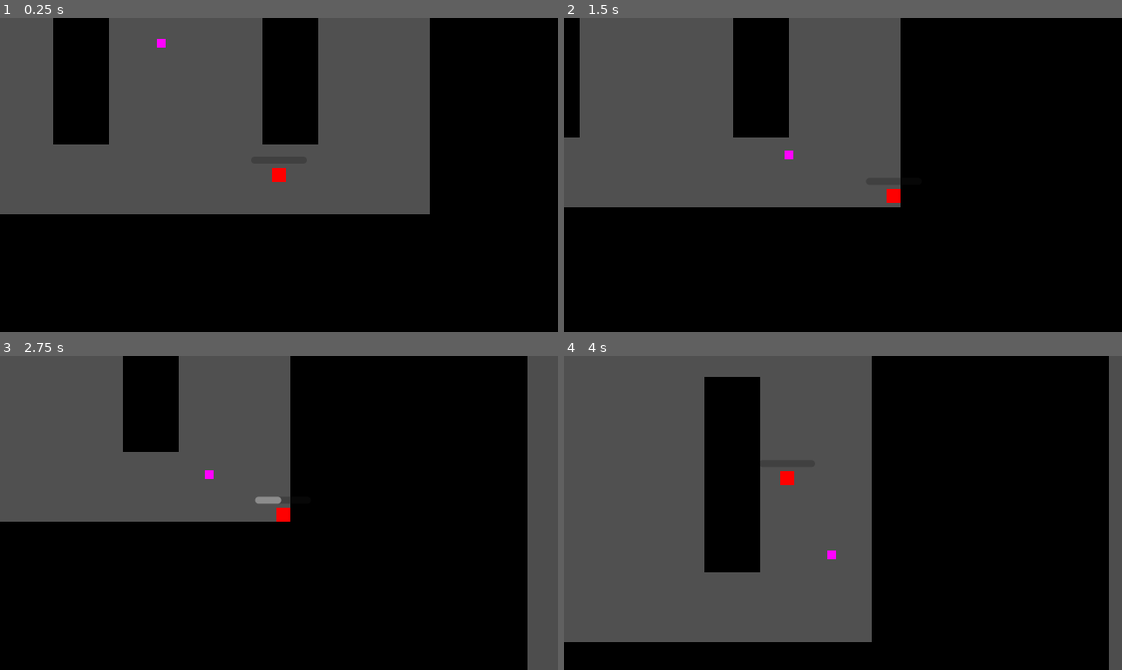
Above: before the commit, frames 1-4 (two rows, left to right).
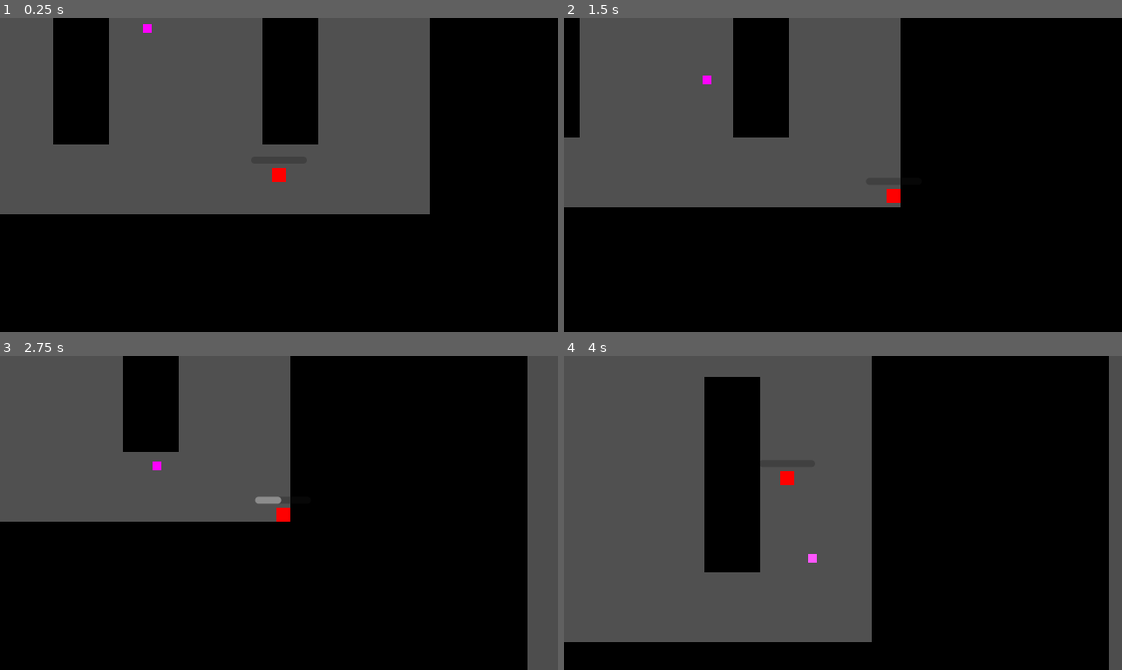
Above: after the commit, the same moments.

Repository: IanLum/square-game
Game: Godot game, scene res://src/main.tscn
Same seed, same stepped clock (60 frames per second), same inputs: the game is played once before the commit and once after it.
Inputs (mouse positions are in pixels of both pictures, inside the frame that each line leads up to):
- Up to frame 1 (0.25 s): no input
- Up to frame 2 (1.5 s): move the mouse to (965, 159) at 0.52 s; press the mouse at (965, 159) at 0.53 s; hold D (right) 0.53-1.28 s; move the mouse to (731, 190) at 1.27 s; release the mouse at (731, 190) at 1.28 s; hold S (down) from 1.28 s (still down); click (731, 190) at 1.35 s
- Up to frame 3 (2.75 s): move the mouse to (334, 443) at 2.02 s; release S (down) at 2.03 s; hold D (right) from 2.03 s (still down); hold Space (utility) from 2.03 s (still down); click (334, 443) at 2.3 s
- Up to frame 4 (4 s): move the mouse to (815, 575) at 2.77 s; release D (right) at 2.78 s; release Space (utility) at 2.78 s; hold W (up) 2.78-3.53 s; click (815, 575) at 2.85 s; move the mouse to (1010, 560) at 3.52 s; press the mouse at (1010, 560) at 3.53 s; hold A (left) from 3.53 s (still down)

The runs differ from the first frame. In frame 1, less than 0.1% of the frame differs, in the area x 25-30%, y 1-10%; in frame 2, less than 0.1%; in frame 3, less than 0.1%; in frame 4, less than 0.1%.

Commit message:
write dash attack logic

Diff:
--- a/src/abstract_base_classes/enemy.gd
+++ b/src/abstract_base_classes/enemy.gd
@@ -8,13 +8,18 @@
 @onready var attack_radius: Area2D = $AttackRadius
 @onready var player: CharacterBody2D = get_tree().current_scene.get_node("player")
 
+var attacking = false
+
 func _ready():
 	re_nav_timer.timeout.connect(find_path)
 	find_path()
 
 
 func _physics_process(_delta):
-	if !attack_radius.get_overlapping_bodies().is_empty():
+	if attacking:
+		return
+	elif not attack_radius.get_overlapping_bodies().is_empty():
+		attacking = true
 		attack()
 	else:
 		var direction = to_local(nav_agent.get_next_path_position()).normalized()
--- /dev/null
+++ b/src/enemies/dasher.gd
@@ -0,0 +1,42 @@
+extends Enemy
+
+const DASH_SPEED = 600
+const Attack_Time = {
+	WINDUP = 0.5,
+	DURATION = 0.3,
+	ENDLAG = 0.8
+}
+
+@onready var dash_timer = $DashTimer
+
+func attack():
+	var tween = create_tween()
+	tween.tween_property($ColorRect, "color", Color.WHITE, Attack_Time.WINDUP)
+	await tween.finished
+	$ColorRect.color = Color.MAGENTA
+
+	var dir = to_local(nav_agent.get_next_path_position()).normalized()
+	velocity = dir * DASH_SPEED
+	dash_timer.start(Attack_Time.DURATION)
+	await dash_timer.timeout
+
+	endlag()
+
+
+func endlag():
+	velocity = Vector2.ZERO
+	$ColorRect.color = Color.BLUE
+	await get_tree().create_timer(Attack_Time.ENDLAG).timeout
+	$ColorRect.color = Color.MAGENTA
+	attacking = false
+
+
+func _physics_process(delta):
+	super(delta)
+	if not dash_timer.is_stopped():
+		move_and_collide(velocity * delta)
+
+
+func _on_attack_box_body_entered(body):
+	dash_timer.stop()
+	endlag()
--- a/src/enemies/dasher.tscn
+++ b/src/enemies/dasher.tscn
@@ -1,6 +1,6 @@
-[gd_scene load_steps=4 format=3 uid="uid://d1peiul00opbi"]
+[gd_scene load_steps=5 format=3 uid="uid://d1peiul00opbi"]
 
-[ext_resource type="Script" path="res://src/abstract_base_classes/enemy.gd" id="1_2x0h0"]
+[ext_resource type="Script" path="res://src/enemies/dasher.gd" id="1_q5m6k"]
 
 [sub_resource type="CircleShape2D" id="CircleShape2D_q5nso"]
 radius = 5.0
@@ -8,10 +8,14 @@
 [sub_resource type="CircleShape2D" id="CircleShape2D_6rlvw"]
 radius = 87.0
 
+[sub_resource type="RectangleShape2D" id="RectangleShape2D_8i8wt"]
+size = Vector2(12, 12)
+
 [node name="dasher" type="CharacterBody2D"]
 motion_mode = 1
 wall_min_slide_angle = 0.0
-script = ExtResource("1_2x0h0")
+script = ExtResource("1_q5m6k")
+SPEED = 100
 
 [node name="CollisionShape2D" type="CollisionShape2D" parent="."]
 shape = SubResource("CircleShape2D_q5nso")
@@ -37,8 +41,21 @@
 autostart = true
 
 [node name="AttackRadius" type="Area2D" parent="."]
+visible = false
 collision_layer = 0
 collision_mask = 2
 
 [node name="CollisionShape2D" type="CollisionShape2D" parent="AttackRadius"]
 shape = SubResource("CircleShape2D_6rlvw")
+
+[node name="AttackBox" type="Area2D" parent="."]
+collision_layer = 0
+collision_mask = 2
+
+[node name="CollisionShape2D" type="CollisionShape2D" parent="AttackBox"]
+shape = SubResource("RectangleShape2D_8i8wt")
+
+[node name="DashTimer" type="Timer" parent="."]
+one_shot = true
+
+[connection signal="body_entered" from="AttackBox" to="." method="_on_attack_box_body_entered"]
